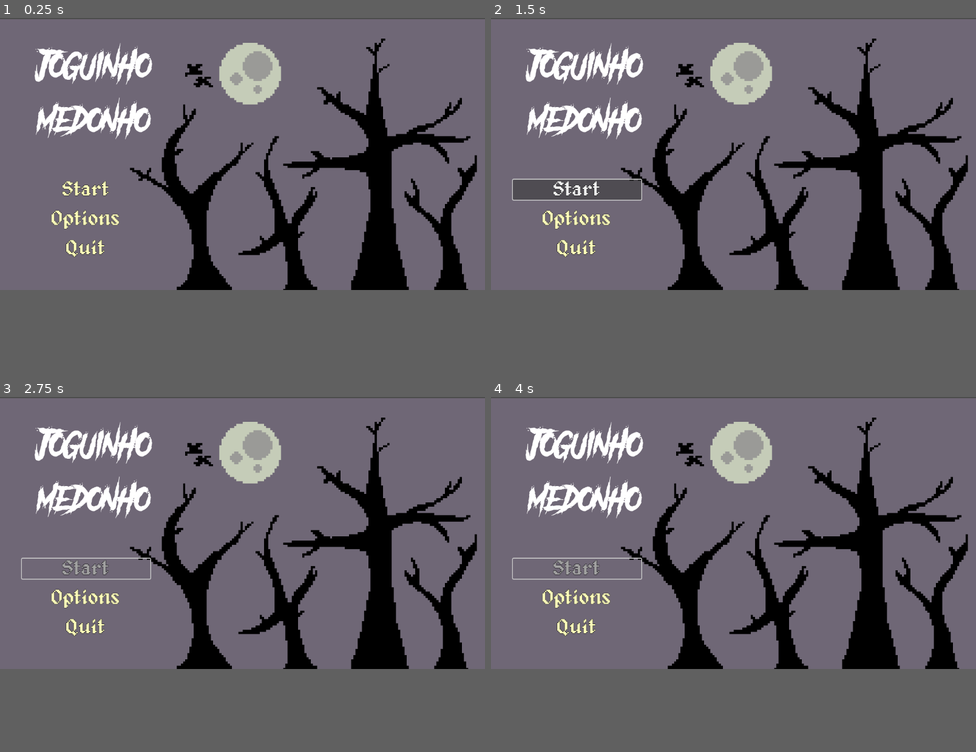
Above: before the commit, frames 1-4 (two rows, left to right).
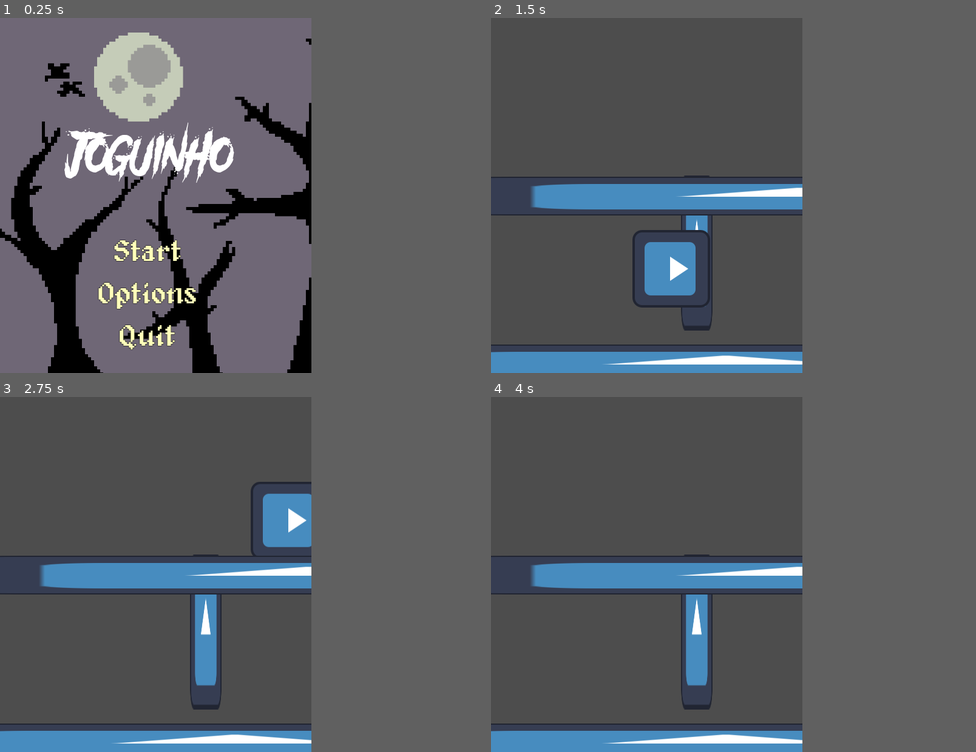
Above: after the commit, the same moments.

Repository: gui-vendruscolo/Stairway-character
Game: Godot game, scene res://scenes/MainMenu.tscn
Same seed, same stepped clock (60 frames per second), same inputs: the game is played once before the commit and once after it. This scene is started directly instead of the project's main scene. The engine's default icon, where the game draws it, is replaced by a stand-in: a white triangle on a blue panel in a dark square.
Inputs (mouse positions are in pixels of both pictures, inside the frame that each line leads up to):
- Up to frame 1 (0.25 s): no input
- Up to frame 2 (1.5 s): click "Start" at 0.5 s; click (578, 188) at 1.25 s, where only the run before the commit has a clickable "Start"
- Up to frame 3 (2.75 s): tap Enter (ui_accept) at 2, 2.27 s; move the mouse to (349, 517) at 2.02 s; hold Right (ui_right) from 2.03 s (still down); click (349, 517) at 2.17 s
- Up to frame 4 (4 s): move the mouse to (636, 546) at 2.77 s; tap Enter (ui_accept) at 3.02, 3.5 s; move the mouse to (782, 471) at 3.52 s; release Right (ui_right) at 3.53 s; hold Left (ui_left) from 3.53 s (still down)
In our replay, the window is 799x449 before the commit and 513x586 after it. These sizes can differ from the game's own. Grey fills any space a smaller window leaves; there, only what the larger window draws over its background counts as a difference.

The runs differ from the first frame. In frame 1, 31% of the frame differs, in the area x 0-100%, y 0-100%; in frame 2, 60%; in frame 3, 60%; in frame 4, 60%.

Commit message:
alterada resolução

Diff:
--- a/project.godot
+++ b/project.godot
@@ -15,6 +15,12 @@
 config/features=PackedStringArray("4.1", "GL Compatibility")
 config/icon="res://sprites/icon.svg"
 
+[display]
+
+window/size/viewport_width=513
+window/size/viewport_height=586
+window/size/resizable=false
+
 [layer_names]
 
 2d_physics/layer_1="player"
--- a/scenes/GameCredits.tscn
+++ b/scenes/GameCredits.tscn
@@ -8,6 +8,7 @@
 anchors_preset = 15
 anchor_right = 1.0
 anchor_bottom = 1.0
+offset_bottom = 4.0
 grow_horizontal = 2
 grow_vertical = 2
 
@@ -16,10 +17,13 @@
 anchors_preset = 15
 anchor_right = 1.0
 anchor_bottom = 1.0
-offset_bottom = -189.0
+offset_left = 6.0
+offset_top = 5.0
+offset_right = -4.0
+offset_bottom = -31.0
 grow_horizontal = 2
 grow_vertical = 2
-columns = 2
+theme = ExtResource("1_jd6ai")
 
 [node name="VBoxContainer" type="VBoxContainer" parent="GridContainer"]
 layout_mode = 2
@@ -29,17 +33,19 @@
 
 [node name="Label" type="Label" parent="GridContainer/VBoxContainer"]
 layout_mode = 2
-theme_override_font_sizes/font_size = 60
+theme_override_font_sizes/font_size = 32
 text = "Programming"
 horizontal_alignment = 1
 
 [node name="Label2" type="Label" parent="GridContainer/VBoxContainer"]
 layout_mode = 2
+theme_override_font_sizes/font_size = 25
 text = "Guilherme Vendruscolo"
 horizontal_alignment = 1
 
 [node name="Label3" type="Label" parent="GridContainer/VBoxContainer"]
 layout_mode = 2
+theme_override_font_sizes/font_size = 25
 text = "Luiz Felipe Triques"
 horizontal_alignment = 1
 
@@ -51,17 +57,19 @@
 
 [node name="Label" type="Label" parent="GridContainer/VBoxContainer2"]
 layout_mode = 2
-theme_override_font_sizes/font_size = 60
+theme_override_font_sizes/font_size = 32
 text = "Graphics"
 horizontal_alignment = 1
 
 [node name="Label2" type="Label" parent="GridContainer/VBoxContainer2"]
 layout_mode = 2
+theme_override_font_sizes/font_size = 25
 text = "Breno"
 horizontal_alignment = 1
 
 [node name="Label3" type="Label" parent="GridContainer/VBoxContainer2"]
 layout_mode = 2
+theme_override_font_sizes/font_size = 25
 text = "Guilherme Vendruscolo"
 horizontal_alignment = 1
 
@@ -73,17 +81,37 @@
 
 [node name="Label" type="Label" parent="GridContainer/VBoxContainer3"]
 layout_mode = 2
-theme_override_font_sizes/font_size = 60
+theme_override_font_sizes/font_size = 32
 text = "Sound"
 horizontal_alignment = 1
 
 [node name="Label2" type="Label" parent="GridContainer/VBoxContainer3"]
 layout_mode = 2
+theme_override_font_sizes/font_size = 25
 text = "Ana Vitória"
 horizontal_alignment = 1
 
-[node name="Menu-background" type="Sprite2D" parent="."]
+[node name="Thanks" type="Label" parent="GridContainer"]
+layout_mode = 2
+theme_override_font_sizes/font_size = 60
+text = "
+Thanks for
+ playing!"
+horizontal_alignment = 1
+
+[node name="TextureRect" type="TextureRect" parent="."]
 z_index = -1
-position = Vector2(529, 319)
-scale = Vector2(0.503906, 0.503906)
+layout_mode = 1
+anchors_preset = 8
+anchor_left = 0.5
+anchor_top = 0.5
+anchor_right = 0.5
+anchor_bottom = 0.5
+offset_left = -738.5
+offset_top = -320.0
+offset_right = 497.5
+offset_bottom = 298.0
+grow_horizontal = 2
+grow_vertical = 2
 texture = ExtResource("2_i28rw")
+expand_mode = 1
--- a/scenes/MainMenu.tscn
+++ b/scenes/MainMenu.tscn
@@ -23,20 +23,20 @@
 anchors_preset = 5
 anchor_left = 0.5
 anchor_right = 0.5
-offset_left = -440.0
-offset_top = 49.0
-offset_right = -186.0
-offset_bottom = 257.0
+offset_left = -108.5
+offset_top = 175.0
+offset_right = 145.5
+offset_bottom = 383.0
 grow_horizontal = 2
 
 [node name="TitleText" type="RichTextLabel" parent="TitleContainer"]
 layout_mode = 0
-offset_left = -69.0
-offset_right = 318.0
-offset_bottom = 264.0
+offset_left = -57.0
+offset_top = -13.0
+offset_right = 330.0
+offset_bottom = 251.0
 theme = SubResource("Theme_veit6")
-text = " Joguinho
- medonho"
+text = " Joguinho "
 
 [node name="Label" type="Label" parent="TitleContainer"]
 visible = false
@@ -48,10 +48,10 @@
 
 [node name="VBoxContainer" type="VBoxContainer" parent="."]
 layout_mode = 0
-offset_left = 52.0
-offset_top = 376.0
-offset_right = 368.0
-offset_bottom = 582.0
+offset_left = 92.0
+offset_top = 354.0
+offset_right = 408.0
+offset_bottom = 560.0
 scale = Vector2(0.965394, 1)
 theme = ExtResource("3_bhukk")
 
@@ -72,7 +72,7 @@
 
 [node name="Menu-background" type="Sprite2D" parent="."]
 z_index = -1
-position = Vector2(526, 327)
+position = Vector2(160, 292)
 scale = Vector2(0.505469, 0.505469)
 texture = ExtResource("4_53n17")
 
--- a/scripts/MainMenu.gd
+++ b/scripts/MainMenu.gd
@@ -12,7 +12,7 @@
 
 
 func _on_start_button_pressed():
-	get_tree().change_scene_to_file("res://main_scene.tscn")
+	get_tree().change_scene_to_file("res://scenes/main_scene.tscn")
 
 func _on_options_button_pressed():
 	pass
Binary file added: jogo1.png
Not shown, added: jogo1.png.import
